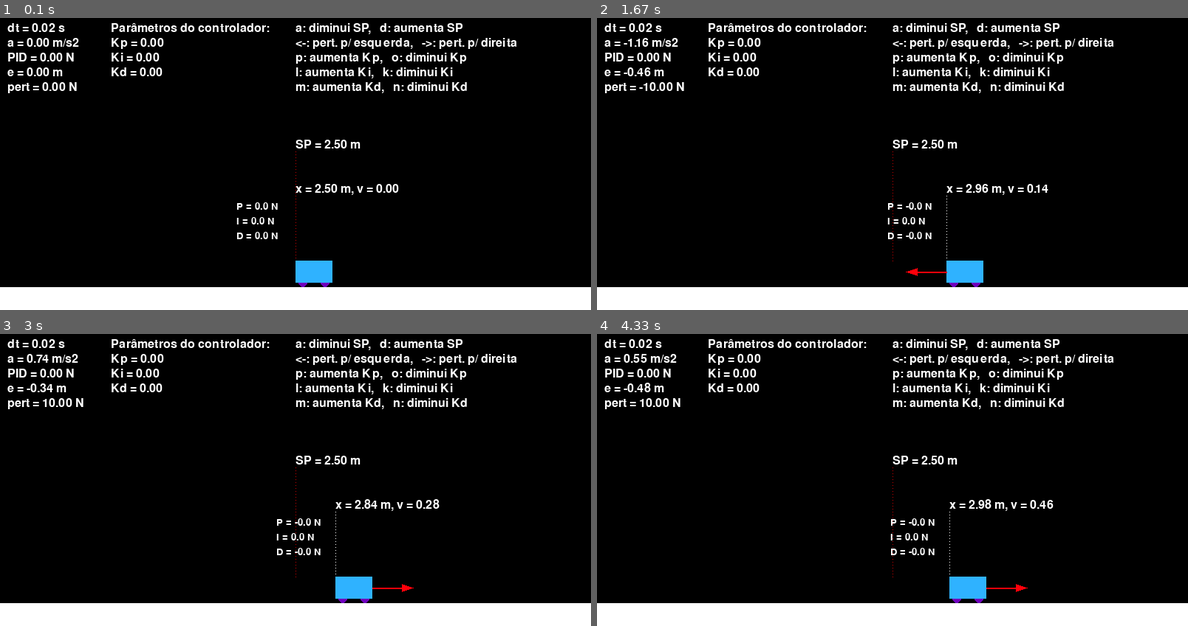
Above: before the commit, frames 1-4 (two rows, left to right).
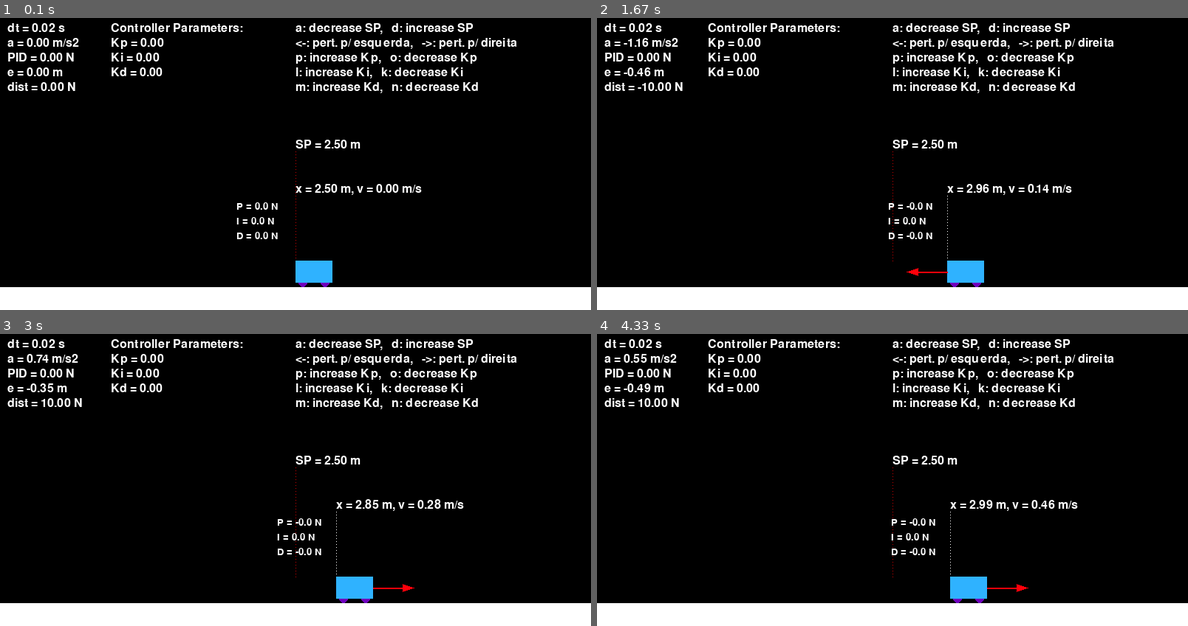
Above: after the commit, the same moments.

Repository: fellipegm/pygame_control_simulation
Game: pygame game, started from cart.py
The game is run twice, just before and just after one commit, with the same random seed, the same clock (stepped at 60 frames per second) and the same inputs.
Inputs:
- Up to frame 1 (0.1 s): no input
- Up to frame 2 (1.67 s): hold Right 0.33-0.8 s; hold Right 0.83-1.3 s; hold Left from 1.33 s (still down)
- Up to frame 3 (3 s): release Left at 1.87 s; hold Left 1.9-2.3 s; hold Right 2.33-2.97 s
- Up to frame 4 (4.33 s): hold Left 3-3.47 s; hold Right 3.5-3.97 s; hold Right from 4 s (still down)

The runs differ from the first frame. In frame 1, 2.5% of the frame differs, in the area x 1-81%, y 1-60%; in frame 2, 3.1%; in frame 3, 3.2%, in the area x 1-81%, y 1-93%; in frame 4, 3.1%.

Commit message:
Improved code
Improved the code readability

Diff:
--- a/cart.py
+++ b/cart.py
@@ -1,81 +1,54 @@
 import pygame
-from pygame.locals import *
 import numpy as np
-from helpers import draw_dotted_line, draw_horizontal_arrow, draw_pid_arrows, PROP_COEFF
+from physics_model import ComputeCart
 from control import PIDController
+from draw_cart import DrawCart
 
 # Initialize pygame
 pygame.init()
 
 # Colors
 BLACK = (0, 0, 0)
-GRAY = (200, 200, 200)
-CART_COLOR = (47, 178, 255)
-CART_WHEEL_COLOR = (111, 0, 188)
-LIGHT_GRAY = (230, 230, 230)
-WHITE = (255, 255, 255)
-ARROW_COLOR = (255, 50, 50)
-REFERENCE_COLOR = (200, 0, 0)
-
-
-# Initialize the font module
-pygame.font.init()
-
-# Choose a font (default pygame font here, size 24)
-font = pygame.font.Font(None, 24)
 
 # Initialize the clock
 clock = pygame.time.Clock()
 
 # Screen dimensions
 WIDTH, HEIGHT = 800, 400
-PLOT_WIDTH = 400
-LARGURA, ALTURA = 5, 1
+WIDTH_METERS = 5
 
-MAX_ARROW_LENGTH = 100
+FPS = 50 # Target FPS
 
-ARROW_THICKNESS = 3
-ARROWHEAD_SIZE = 10
-
-FPS = 50
-
-
-# Parâmetros do carrinho
+# Cart parameters with respect to screen
 cart_width = 50
 cart_height = 30
-m = 10
+# Physics parameters
+m = 10 # Cart mass
 F = 10.0  # Disturbance force when arrows are pressed
-b = 10
+b = 10 # Friction coefficient
 
+# Velocity to change the parameters
 Kp_gain = 5/FPS
 Ki_gain = 0.5/FPS
 Kd_gain = 2/FPS
 
+# Initial condition
+x0 = np.array([0, WIDTH_METERS/2])
+# Cart model initialization
+Cart = ComputeCart(WIDTH, WIDTH_METERS, cart_width, b, m, 1/FPS, x0)
 
+# SP initial value
+SP = WIDTH_METERS/2
 
-
-# Computa a aceleração
-def compute_ddot_x(x, u, d):
-    dx = x[0]
-
-    # Força de atrito
-    Fat = b*dx
-    ddx = (d[0] + u[0] - Fat)/m
-
-    return np.array([ddx, dx])
-
-
-
-# Initial condition
-x = np.array([0, LARGURA/2])
-# Reference value
-ref = LARGURA/2
-
-Controller = PIDController(0, 0, 0, ref, 1/FPS)
+# Controller initialization
+Controller = PIDController(0, 0, 0, SP, 1/FPS)
 
 # Set up the display
 screen = pygame.display.set_mode((WIDTH, HEIGHT))
-pygame.display.set_caption("Controle de posição de carrinho")
+pygame.display.set_caption("Cart position control")
+
+# Drawings initialization
+CartDrawings = DrawCart(screen, WIDTH_METERS, WIDTH, HEIGHT, cart_width, cart_height)
 
 u = np.array([0])  # No force initially
 d = np.array([0])  # No disturbance initially
@@ -120,106 +93,21 @@
         else:
             Controller.update_parameters(Controller.Kp, Controller.Ki, 0.0)
 
-    # FPS máximo e dt é o tempo entre uma chamada e outra em segundos
+    # Maximum FPS and dt are the period between two calls from pygame
+    # Calculate the actual dt from simulation
     dt = clock.tick(FPS)/1000
-    # Update state using Forward Euler
-    x_dot = compute_ddot_x(x, u, d)
-    x = x + x_dot * dt
 
-    u = Controller.update_output(ref, x[1])
+    # Compute the cart
+    Cart.compute_cart_state(u, d)
 
-    # Limites da tela
-    if (x[1] < 0):
-        x[0] = -x[0]*m*0.05
-        x[1] = 0
-    elif (x[1] > LARGURA - cart_width/WIDTH*LARGURA):
-        x[0] = -x[0]*m*0.05
-        x[1] = LARGURA - cart_width/WIDTH*LARGURA
+    # Compute the control action
+    u = Controller.update_output(SP, Cart.x)
 
     # Clear screen
     screen.fill(BLACK)
 
-    # Draw cart
-    cart_x = int(x[1]/LARGURA * WIDTH)
-    cart_y = HEIGHT // 1.2
-
-
-    # Draw line above cart
-    draw_dotted_line(screen, WHITE,
-                     (cart_x, cart_y),
-                     (cart_x, cart_y-90))
-    pos = font.render(f"x = {x[1]:.2f} m, v = {x[0]:0.2f}", True, (255, 255, 255))
-    screen.blit(pos, (cart_x, cart_y-90-15))
-
-    # Draw reference line
-    ref_x = ref/LARGURA * WIDTH # x position of SP line
-    ref_y_start = HEIGHT // 1.2 # y start position of SP line
-    ref_y_end = HEIGHT // 1.2  - 150  # y end position of SP line
-    draw_dotted_line(screen, REFERENCE_COLOR,
-                     (ref_x, ref_y_start),
-                     (ref_x, ref_y_end))
-    ref_display = font.render(f"SP = {ref:.2f} m", True, (255, 255, 255))
-    screen.blit(ref_display, (ref_x, ref_y_end-15))
-
-    # Cart wheels (you can adjust the size and positions if needed)
-    wheel_radius = 6
-    left_wheel_center = (cart_x + cart_width // 5, cart_y + cart_height)
-    right_wheel_center = (cart_x + cart_width*4 // 5, cart_y + cart_height)
-    pygame.draw.circle(screen, CART_WHEEL_COLOR, left_wheel_center, wheel_radius)
-    pygame.draw.circle(screen, CART_WHEEL_COLOR, right_wheel_center, wheel_radius)
-
-    # Cart base
-    pygame.draw.rect(screen, CART_COLOR, (cart_x, cart_y, cart_width, cart_height))
-
-    if np.sign(d[0]) > 0:
-        draw_horizontal_arrow(screen, (255, 0, 10),
-                              (cart_x+cart_width, cart_y+cart_height//2),
-                              (cart_x+cart_width+d[0]*PROP_COEFF, cart_y+cart_height//2))
-    else:
-        draw_horizontal_arrow(screen, (255, 0, 10),
-                              (cart_x, cart_y+cart_height//2),
-                              (cart_x+d[0]*PROP_COEFF, cart_y+cart_height//2))
-    # Draw the track
-    track_y = cart_y + cart_height + wheel_radius # Same y-coordinate as the cart
-    pygame.draw.line(screen, WHITE,
-                     (0, track_y + int(HEIGHT-track_y)//2),
-                     (WIDTH, track_y + int(HEIGHT-track_y)//2),
-                     int(HEIGHT-track_y))
-
-
-    draw_pid_arrows(screen, cart_x, cart_y - 90, Controller.P, Controller.I, Controller.D)
-
-    # Render important variables
-    timestep = font.render(f"dt = {dt:.2f} s", True, (255, 255, 255))
-    acc = font.render(f"a = {x_dot[0]:.2f} m/s2", True, (255, 255, 255))
-    PID = font.render(f"PID = {u[0]:.2f} N", True, (255, 255, 255))
-    error = font.render(f"e = {Controller.error:.2f} m", True, (255, 255, 255))
-    dist = font.render(f"pert = {d[0]:.2f} N", True, (255, 255, 255))
-    screen.blit(timestep, (10, 10))
-    screen.blit(acc, (10, 30))
-    screen.blit(PID, (10, 50))
-    screen.blit(error, (10, 70))
-    screen.blit(dist, (10, 90))
-
-    Cont_text = font.render("Parâmetros do controlador:", True, (255, 255, 255))
-    Kp_text = font.render(f"Kp = {Controller.Kp:.2f}", True, (255, 255, 255))
-    Ki_text = font.render(f"Ki = {Controller.Ki:.2f}", True, (255, 255, 255))
-    Kd_text = font.render(f"Kd = {Controller.Kd:.2f}", True, (255, 255, 255))
-    screen.blit(Cont_text, (150, 10))
-    screen.blit(Kp_text, (150, 30))
-    screen.blit(Ki_text, (150, 50))
-    screen.blit(Kd_text, (150, 70))
-
-    alt_sp_text = font.render("a: diminui SP,   d: aumenta SP", True, (255, 255, 255))
-    alt_pert_text = font.render("<-: pert. p/ esquerda,   ->: pert. p/ direita", True, (255, 255, 255))
-    alt_p_text = font.render("p: aumenta Kp,   o: diminui Kp", True, (255, 255, 255))
-    alt_i_text = font.render("l: aumenta Ki,   k: diminui Ki", True, (255, 255, 255))
-    alt_d_text = font.render("m: aumenta Kd,   n: diminui Kd", True, (255, 255, 255))
-    screen.blit(alt_sp_text, (400, 10))
-    screen.blit(alt_pert_text, (400, 30))
-    screen.blit(alt_p_text, (400, 50))
-    screen.blit(alt_i_text, (400, 70))
-    screen.blit(alt_d_text, (400, 90))
+    CartDrawings.draw(SP, Cart, Controller, d)
+    CartDrawings.print_info(Cart, Controller, d, dt)
 
     pygame.display.flip()
 
--- a/control.py
+++ b/control.py
@@ -24,6 +24,7 @@
         self.D = 0.0
         self.last_error = 0.0
         self.error = 0.0
+        self.output = 0.0
 
     def update_parameters(self, Kp, Ki, Kd):
         self.Kp = Kp
@@ -46,8 +47,8 @@
         self.P = self.Kp * self.error
         self.I += self.Kp*self.Ki*(self.error + self.last_error)/2 * self.dt
         self.D = self.Kp*self.Kd*(self.error - self.last_error) / self.dt
-        output = self.P + self.I + self.D
+        self.output = self.P + self.I + self.D
 
         self.last_error = self.error
 
-        return np.array([output])
+        return np.array([self.output])
--- /dev/null
+++ b/draw_cart.py
@@ -0,0 +1,113 @@
+import pygame
+from pygame.locals import *
+
+import numpy as np
+
+from helpers import draw_dotted_line, draw_horizontal_arrow, draw_pid_arrows, PROP_COEFF
+
+
+
+class DrawCart:
+    def __init__(self, screen, WIDTH_METERS, WIDTH, HEIGHT, cart_width, cart_height):
+        self.screen = screen
+        self.WIDTH_METERS = WIDTH_METERS
+        self.WIDTH = WIDTH
+        self.HEIGHT = HEIGHT
+        self.cart_width = cart_width
+        self.cart_height = cart_height
+
+        # Colors
+        self.WHITE = (255, 255, 255)
+        self.REFERENCE_COLOR = (200, 0, 0)
+        self.CART_WHEEL_COLOR = (111, 0, 188)
+        self.CART_COLOR = (47, 178, 255)
+
+        # Initialize the font module
+        pygame.font.init()
+
+        # Choose a font (default pygame font here, size 24)
+        self.font = pygame.font.Font(None, 24)
+
+    def draw(self, SP, Cart, Controller, d):
+        # Method code here
+        # Draw cart
+        cart_x = int(Cart.x/self.WIDTH_METERS * self.WIDTH)
+        cart_y = self.HEIGHT // 1.2
+
+        # Draw line above cart
+        draw_dotted_line(self.screen, self.WHITE,
+                            (cart_x, cart_y),
+                            (cart_x, cart_y-90))
+        pos = self.font.render(f"x = {Cart.x:.2f} m, v = {Cart.dx:0.2f} m/s", True, (255, 255, 255))
+        self.screen.blit(pos, (cart_x, cart_y-90-15))
+
+        # Draw reference line
+        ref_x = SP/self.WIDTH_METERS * self.WIDTH # x position of SP line
+        ref_y_start = self.HEIGHT // 1.2 # y start position of SP line
+        ref_y_end = self.HEIGHT // 1.2  - 150  # y end position of SP line
+        draw_dotted_line(self.screen, self.REFERENCE_COLOR,
+                            (ref_x, ref_y_start),
+                            (ref_x, ref_y_end))
+        ref_display = self.font.render(f"SP = {SP:.2f} m", True, (255, 255, 255))
+        self.screen.blit(ref_display, (ref_x, ref_y_end-15))
+
+        # Cart wheels (you can adjust the size and positions if needed)
+        wheel_radius = 6
+        left_wheel_center = (cart_x + self.cart_width // 5, cart_y + self.cart_height)
+        right_wheel_center = (cart_x + self.cart_width*4 // 5, cart_y + self.cart_height)
+        pygame.draw.circle(self.screen, self.CART_WHEEL_COLOR, left_wheel_center, wheel_radius)
+        pygame.draw.circle(self.screen, self.CART_WHEEL_COLOR, right_wheel_center, wheel_radius)
+
+        # Cart base
+        pygame.draw.rect(self.screen, self.CART_COLOR, (cart_x, cart_y, self.cart_width, self.cart_height))
+
+        if np.sign(d[0]) > 0:
+            draw_horizontal_arrow(self.screen, (255, 0, 10),
+                                    (cart_x+self.cart_width, cart_y+self.cart_height//2),
+                                    (cart_x+self.cart_width+d[0]*PROP_COEFF, cart_y+self.cart_height//2))
+        else:
+            draw_horizontal_arrow(self.screen, (255, 0, 10),
+                                    (cart_x, cart_y+self.cart_height//2),
+                                    (cart_x+d[0]*PROP_COEFF, cart_y+self.cart_height//2))
+        # Draw the track
+        track_y = cart_y + self.cart_height + wheel_radius # Same y-coordinate as the cart
+        pygame.draw.line(self.screen, self.WHITE,
+                            (0, track_y + int(self.HEIGHT-track_y)//2),
+                            (self.WIDTH, track_y + int(self.HEIGHT-track_y)//2),
+                            int(self.HEIGHT-track_y))
+
+
+        draw_pid_arrows(self.screen, cart_x, cart_y - 90, Controller.P, Controller.I, Controller.D)
+
+    def print_info(self, Cart, Controller, d, dt):
+        # Render important variables
+        timestep = self.font.render(f"dt = {dt:.2f} s", True, (255, 255, 255))
+        acc = self.font.render(f"a = {Cart.ddx:.2f} m/s2", True, (255, 255, 255))
+        PID = self.font.render(f"PID = {Controller.output:.2f} N", True, (255, 255, 255))
+        error = self.font.render(f"e = {Controller.error:.2f} m", True, (255, 255, 255))
+        dist = self.font.render(f"dist = {d[0]:.2f} N", True, (255, 255, 255))
+        self.screen.blit(timestep, (10, 10))
+        self.screen.blit(acc, (10, 30))
+        self.screen.blit(PID, (10, 50))
+        self.screen.blit(error, (10, 70))
+        self.screen.blit(dist, (10, 90))
+
+        Cont_text = self.font.render("Controller Parameters:", True, (255, 255, 255))
+        Kp_text = self.font.render(f"Kp = {Controller.Kp:.2f}", True, (255, 255, 255))
+        Ki_text = self.font.render(f"Ki = {Controller.Ki:.2f}", True, (255, 255, 255))
+        Kd_text = self.font.render(f"Kd = {Controller.Kd:.2f}", True, (255, 255, 255))
+        self.screen.blit(Cont_text, (150, 10))
+        self.screen.blit(Kp_text, (150, 30))
+        self.screen.blit(Ki_text, (150, 50))
+        self.screen.blit(Kd_text, (150, 70))
+
+        alt_sp_text = self.font.render("a: decrease SP,   d: increase SP", True, (255, 255, 255))
+        alt_pert_text = self.font.render("<-: pert. p/ esquerda,   ->: pert. p/ direita", True, (255, 255, 255))
+        alt_p_text = self.font.render("p: increase Kp,   o: decrease Kp", True, (255, 255, 255))
+        alt_i_text = self.font.render("l: increase Ki,   k: decrease Ki", True, (255, 255, 255))
+        alt_d_text = self.font.render("m: increase Kd,   n: decrease Kd", True, (255, 255, 255))
+        self.screen.blit(alt_sp_text, (400, 10))
+        self.screen.blit(alt_pert_text, (400, 30))
+        self.screen.blit(alt_p_text, (400, 50))
+        self.screen.blit(alt_i_text, (400, 70))
+        self.screen.blit(alt_d_text, (400, 90))
--- /dev/null
+++ b/physics_model.py
@@ -0,0 +1,33 @@
+import numpy as np
+
+
+class ComputeCart:
+    def __init__(self, WIDTH, WIDTH_METERS, cart_width, b, m, dt, x0):
+        self.WIDTH = WIDTH
+        self.WIDTH_METERS = WIDTH_METERS
+        self.cart_width = cart_width
+        self.dot_x = np.array([0, 0]) # [ddx, dx]
+        self.x = x0[1]
+        self.dx = x0[0]
+        self.ddx = 0
+        self.b = b
+        self.m = m
+        self.dt = dt
+
+    # Computes the dx and x in a vector
+    def compute_cart_state(self, u, d):
+        # Friction force
+        Fat = self.b*self.dx
+        # Acceleration
+        self.ddx = (d[0] + u[0] - Fat)/self.m
+        # Velocity
+        self.dx = self.dx + self.ddx*self.dt
+        # Integrate de acceleration
+        self.x = self.x + self.dx*self.dt
+        # Limites da tela
+        if (self.x < 0):
+            self.dx = -self.dx*self.m*0.05
+            self.x = 0
+        elif (self.x > self.WIDTH_METERS - self.cart_width/self.WIDTH*self.WIDTH_METERS):
+            self.dx = -self.dx*self.m*0.05
+            self.x = self.WIDTH_METERS - self.cart_width/self.WIDTH*self.WIDTH_METERS
